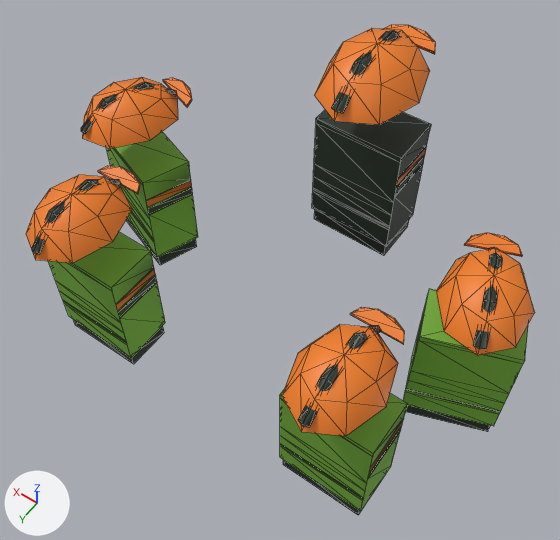
An edit to the glTF model art-src/blender/export/crew/trail-shredders-lod2.glb, drawn before and after from the same camera.
Both versions are drawn from a 50 mm lens placed at (-1.23, 2.56, 3.73), pointed at (-0.02, 0.86, 1.07). The axes (+X, +Y, +Z) are drawn at lower left. The lights are the same throughout. The older version comes first. Mesh edges are drawn as thin lines. Vertices at exactly the same position are counted once.

Names of what the first picture shows: 'att0_hat', 'att0_torso', 'att1_hat', 'att1_torso', 'att2_hat', 'att2_torso', 'att3_hat', 'att3_torso', 'cap_hat', 'cap_torso'.
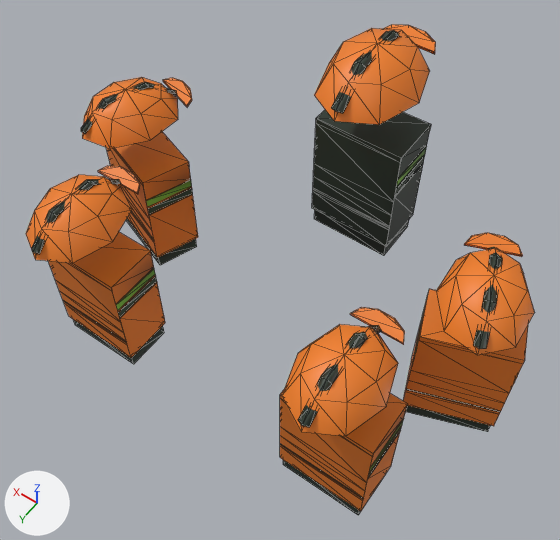
Location of each change, [x1, y1, x2, y2] in pixels of the pictures (560 x 540 px):
part 1 of me_att0_torso, recoloured (green to orange)
    both: [48, 132, 528, 511]

The change, as a list of edits to the scene's bpy script:
```text
Change me_att0_torso:
    where me_att0_torso.from_pydata(...)  # 64 vertices, 70 faces; spans x -0.2..0.2, y -0.12..0.12, z 0.0..0.62
    used by ob_att0_torso; location = (0.62, 1.3, 0.58)
    me_att0_torso part 1: 52 faces centred in x -0.2..0.2, y -0.12..0.12, z 0.091..0.62 are repainted in the vertex colours; the middle colour goes from green #7ab339 to orange #e67c21
```
